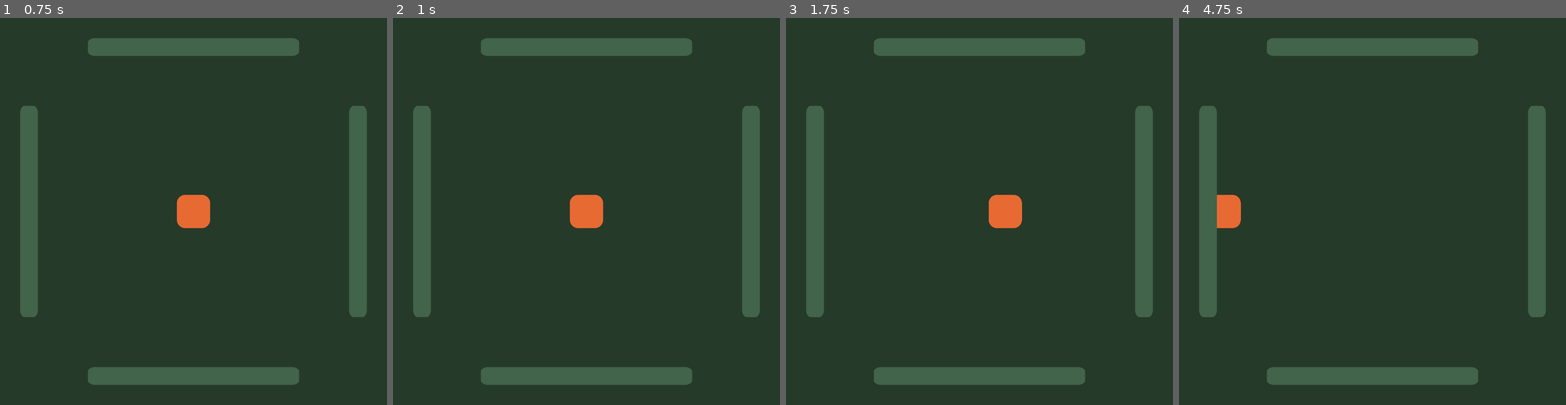
Above: before the commit, frames 1-4 (left to right).
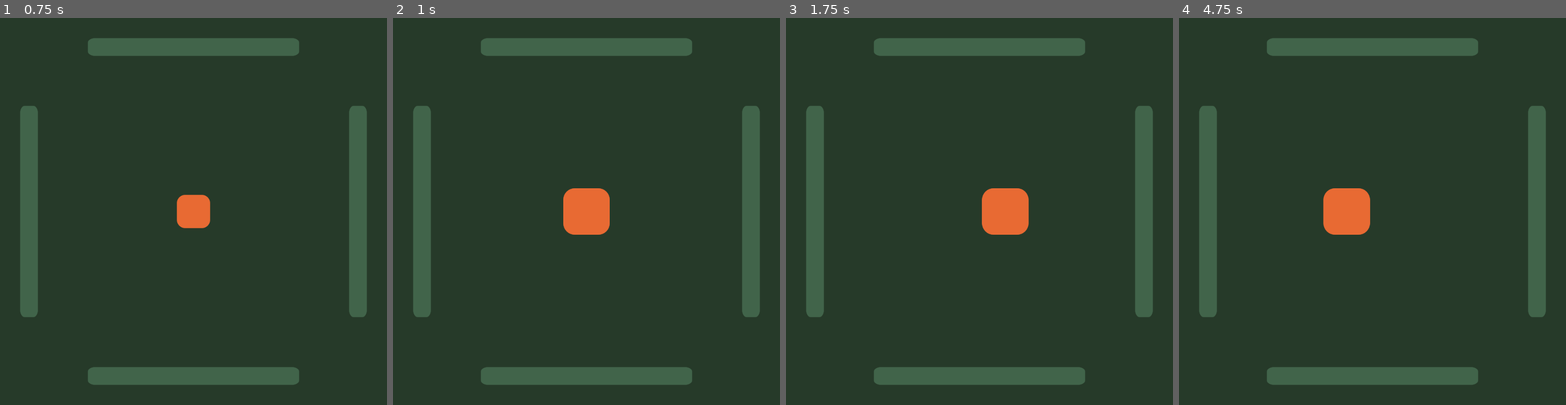
Above: after the commit, the same moments.

Repository: StrangerTNY/HAW_IS_Projekt
Game: Godot game, scene res://src/scenes/main.tscn
Two runs of this game, one before a commit and one after it. Both use one fixed random seed, a clock stepped at 60 frames per second and the inputs below. Sound files missing from this copy of the repository are replaced by a short silence.
Inputs:
- Up to frame 1 (0.75 s): click "Start" at 0.5 s
- Up to frame 2 (1 s): no input
- Up to frame 3 (1.75 s): tap Enter at 1.25 s; hold Right (ui_right) from 1.28 s (still down)
- Up to frame 4 (4.75 s): release Right (ui_right) at 2.03 s; hold Down (ui_down) 2.03-2.78 s; hold Right (ui_right) 2.78-3.53 s; hold Up (ui_up) 3.53-4.28 s; hold Left (ui_left) from 4.28 s (still down)

Frame 1 is identical in both runs. In frame 2, 0.7% of the frame differs, in the area x 44-56%, y 44-56%; in frame 3, 0.7%; in frame 4, 1.9%, in the area x 9-50%, y 44-56%.

Commit message:
minor update
Versuch mit Audio zu arbeiten.
Angefangen Spieler zu tweenen

Diff:
--- /dev/null
+++ b/src/scenes/conductor.tscn
@@ -0,0 +1,10 @@
+[gd_scene load_steps=2 format=3 uid="uid://dwfpwfxe3dtue"]
+
+[ext_resource type="Script" path="res://src/scripts/conductor.gd" id="1_7u8hd"]
+
+[node name="Conductor" type="AudioStreamPlayer"]
+script = ExtResource("1_7u8hd")
+
+[node name="Timer" type="Timer" parent="."]
+wait_time = 1.5
+autostart = true
--- a/src/scenes/test_level.tscn
+++ b/src/scenes/test_level.tscn
@@ -1,8 +1,10 @@
-[gd_scene load_steps=4 format=3 uid="uid://bs7s3epe2bq54"]
+[gd_scene load_steps=6 format=3 uid="uid://bs7s3epe2bq54"]
 
 [ext_resource type="Texture2D" uid="uid://chseddi1djpg1" path="res://assets/bg.png" id="1_lwity"]
 [ext_resource type="PackedScene" uid="uid://d14pp77mekt60" path="res://src/scenes/player.tscn" id="2_1glxu"]
 [ext_resource type="PackedScene" uid="uid://dchxqmjbv0hxi" path="res://src/scenes/walls.tscn" id="3_lj8p5"]
+[ext_resource type="PackedScene" uid="uid://dwfpwfxe3dtue" path="res://src/scenes/conductor.tscn" id="4_rukoa"]
+[ext_resource type="AudioStream" uid="uid://7an1gq4qwsw" path="res://assets/Rafuse To Give Up, Chelsea (NES).mp3" id="5_vdhbq"]
 
 [node name="TestLevel" type="Node2D"]
 
@@ -29,3 +31,14 @@
 [node name="Wall_Down" parent="." instance=ExtResource("3_lj8p5")]
 position = Vector2(500, 925)
 rotation = -1.5708
+
+[node name="Conductor" parent="." instance=ExtResource("4_rukoa")]
+stream = ExtResource("5_vdhbq")
+
+[node name="Timer" type="Timer" parent="."]
+wait_time = 0.376
+autostart = true
+
+[connection signal="beat" from="Conductor" to="Wall_Left" method="_on_conductor_beat"]
+[connection signal="beat" from="Conductor" to="Wall_Up" method="_on_conductor_beat"]
+[connection signal="timeout" from="Timer" to="Player" method="_on_timer_timeout"]
--- /dev/null
+++ b/src/scripts/conductor.gd
@@ -0,0 +1,74 @@
+extends AudioStreamPlayer
+
+@export var bpm := 110
+@export var measures := 4
+
+# Tracking the beat and song position
+var song_position = 0.0
+var song_position_in_beats = 1
+var sec_per_beat = 60.0 / bpm
+var last_reported_beat = 0
+var beats_before_start = 0
+var this_measure = 1
+
+# Determining how close to the beat an event is
+var closest = 0
+var time_off_beat = 0.0
+
+signal beat(position)
+signal measure(position)
+
+
+func _ready():
+	sec_per_beat = 60.0 / bpm
+
+
+func _physics_process(_delta):
+	if playing:
+		song_position = get_playback_position() + AudioServer.get_time_since_last_mix()
+		song_position -= AudioServer.get_output_latency()
+		song_position_in_beats = int(floor(song_position / sec_per_beat)) + beats_before_start
+		_report_beat()
+
+
+func _report_beat():
+	if last_reported_beat < song_position_in_beats:
+		if this_measure > measures:
+			this_measure = 1
+		emit_signal("beat", song_position_in_beats)
+		emit_signal("measure", measure)
+		last_reported_beat = song_position_in_beats
+		this_measure += 1
+
+
+func play_with_beat_offset(num):
+	beats_before_start = num
+	$StartTimer.wait_time = sec_per_beat
+	$StartTimer.start()
+
+
+func closest_beat(nth):
+	closest = int(round((song_position / sec_per_beat) / nth) * nth)
+	time_off_beat = abs(closest * sec_per_beat - song_position)
+	return Vector2(closest, time_off_beat)
+
+
+func play_from_beat(beat, offset):
+	play()
+	seek(beat * sec_per_beat)
+	beats_before_start = offset
+	this_measure = beat % measures
+
+
+func _on_StartTimer_timeout():
+	song_position_in_beats += 1
+	if song_position_in_beats < beats_before_start - 1:
+		$StartTimer.start()
+	elif song_position_in_beats == beats_before_start - 1:
+		$StartTimer.wait_time = $StartTimer.wait_time - (AudioServer.get_time_to_next_mix() +
+														AudioServer.get_output_latency())
+		$StartTimer.start()
+	else:
+		play()
+		$StartTimer.stop()
+	_report_beat()
--- a/src/scripts/player.gd
+++ b/src/scripts/player.gd
@@ -3,8 +3,21 @@
 @export var SPEED = 600.0
 var moving : bool = false
 # var direction = Vector2.ZERO
+var scaled : bool = false
+
+var tweenBounce
+var tweenMove
+
+func _ready() -> void:
+	tweenBounce = get_tree().create_tween()
+	tweenMove = get_tree().create_tween()
+
 
 func _process(delta):
+
+#	tween.tween_property(self, "scale", Vector2(), 1)
+
+#	tweenMe(scaled)
 
 	if !moving:
 		if Input.is_action_pressed("ui_right"):
@@ -33,7 +46,8 @@
 	moving = false
 	position = Vector2(500,500)
 
-
+func moveTween(direction):
+	pass
 
 #func _physics_process(delta):
 #	velocity = Vector2.ZERO
@@ -56,3 +70,14 @@
 #		if distance <= SPEED * delta:
 #			position = target_position
 #			velocity = -direction * SPEED
+
+
+
+func _on_timer_timeout() -> void:
+	if !scaled:
+		tweenBounce = create_tween()
+		tweenBounce.tween_property(self, "scale", Vector2(0.42,0.42), 0.02)
+	else:
+		tweenBounce = create_tween()
+		tweenBounce.tween_property(self, "scale", Vector2(0.3,0.3), 0.1)
+	scaled = !scaled
--- a/src/scripts/walls.gd
+++ b/src/scripts/walls.gd
@@ -48,3 +48,8 @@
 	changeColor = true
 	randomNumber = rng.randi_range(1,4)
 	#print(randomNumber)
+
+
+func _on_conductor_beat(position) -> void:
+	if position == 2:
+		print("HEYY")
Not shown, added: assets/Rafuse To Give Up, Chelsea (NES).mp3.import
Not shown, added: assets/Rafuse To Give Up, Chelsea (NES).mp3
